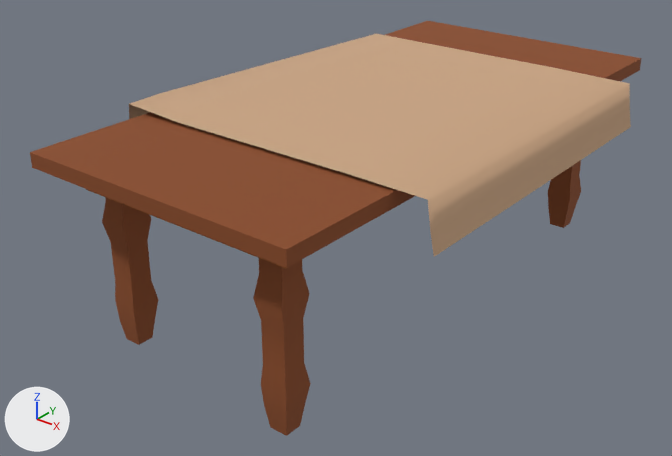
One commit to the COLLADA model Ceria/Resources/Models.scnassets/Base Models/Meja.dae: the scene before it, then after it.
The view is the same before and after, from a 50 mm lens placed at (0.0652, -0.09, 0.0573), pointed at (-0.0027, -0.0052, 0.0047). The lights are fixed; the arrows at lower left show +X, +Y and +Z. Where no turn or scale is listed for an object, it has been applied to the vertices.

The older version as bpy lines, for what is in view:
```python
ob_pasted__pasted__pasted__pcube4 = bpy.data.objects.new('pasted__pasted__pasted__pCube4', me_pasted__pasted__pasted__pcube4)
ob_pasted__pasted__pasted__pcube4.location = (-0.0134, -0.03, 0.0065)
ob_pasted__pcube4 = bpy.data.objects.new('pasted__pCube4', me_pasted__pcube4)
ob_pasted__pcube4.location = (0.0117, 0.0313, 0.0065)
ob_pcube3 = bpy.data.objects.new('pCube3', me_pcube3)
ob_pcube3.location = (0.0, 0.0, 0.0205)
ob_pcube4 = bpy.data.objects.new('pCube4', me_pcube4)
ob_pcube4.location = (0.0117, -0.0317, 0.0065)
ob_pplane1 = bpy.data.objects.new('pPlane1', me_pplane1)
ob_pplane1.location = (0.0, 0.0011, 0.0218)
```
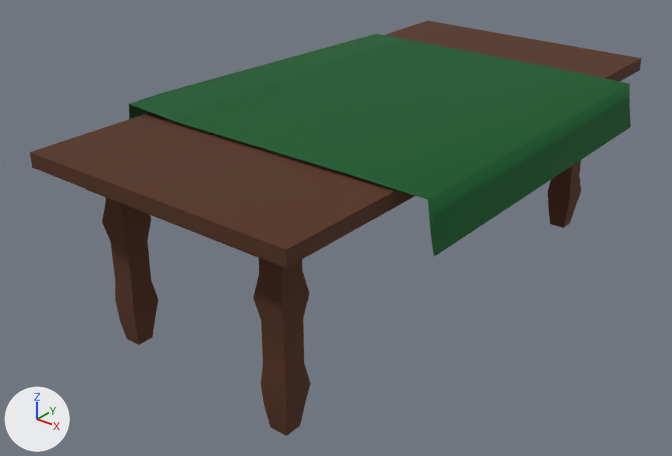
What differs and where, as boxes (x1, y1, x2, y2) in the pictures (672 x 456 px):
'pPlane1', recoloured (beige to green): (129, 34, 631, 257) in both
'pCube3', recoloured: (30, 21, 642, 268) in both
'pCube4', recoloured: (253, 258, 311, 436) in both
'pasted__pasted__pasted__pCube4', recoloured: (102, 197, 158, 345) in both
'pasted__pCube4', recoloured: (548, 160, 581, 228) in both

What the commit changed:
Material 'lambert4' (mat_lambert4) changes colour from brown #8a4a23 to brown #522d16; in linear values from (0.255, 0.0687, 0.017) to (0.0844, 0.0261, 0.00811).
Material 'lambert6' (mat_lambert6) changes colour from beige #cca684 to dark green #005822; in linear values from (0.604, 0.383, 0.231) to (0.0, 0.098, 0.0162).
